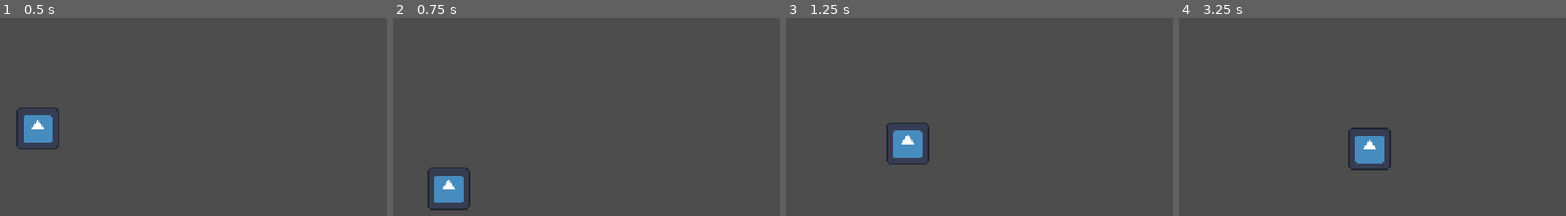
Above: before the commit, frames 1-4 (left to right).
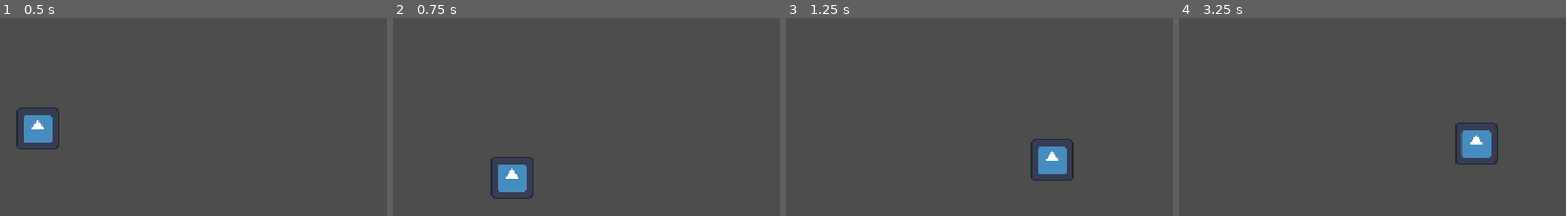
Above: after the commit, the same moments.

Repository: Maxington20/celeste-clone
Game: Godot game, scene res://scenes/levels/test_level.tscn
Two runs of this game, one before a commit and one after it. Both use one fixed random seed, a clock stepped at 60 frames per second and the inputs below. The project has no main scene, so this scene is started directly. The engine's default icon, where the game draws it, is replaced by a stand-in: a white triangle on a blue panel in a dark square.
Inputs:
- Up to frame 1 (0.5 s): no input
- Up to frame 2 (0.75 s): hold D (move_right) from 0.53 s (still down); tap Shift (dash, bound only after the commit) at 0.6 s
- Up to frame 3 (1.25 s): keep holding D (move_right); tap Space (jump) at 0.77, 0.8, 1.07 s
- Up to frame 4 (3.25 s): tap Space (jump) at 1.35, 1.52, 1.82, 2.3, 3.02 s; tap Shift (dash, bound only after the commit) at 1.55, 2.1, 2.85 s; release D (move_right) at 2.03 s; hold A (move_left) 2.03-2.78 s; hold D (move_right) from 2.78 s (still down)

Frame 1 is identical in both runs. In frame 2, 2.7% of the frame differs, in the area x 8-37%, y 70-98%; in frame 3, 2.7%; in frame 4, 2.9%, in the area x 43-83%, y 52-77%.

Commit message:
air dashing added.

Diff:
--- a/project.godot
+++ b/project.godot
@@ -45,6 +45,12 @@
 , Object(InputEventJoypadButton,"resource_local_to_scene":false,"resource_name":"","device":-1,"button_index":0,"pressure":0.0,"pressed":false,"script":null)
 ]
 }
+dash={
+"deadzone": 0.2,
+"events": [Object(InputEventKey,"resource_local_to_scene":false,"resource_name":"","device":-1,"window_id":0,"alt_pressed":false,"shift_pressed":false,"ctrl_pressed":false,"meta_pressed":false,"pressed":false,"keycode":0,"physical_keycode":4194325,"key_label":0,"unicode":0,"location":0,"echo":false,"script":null)
+, Object(InputEventJoypadButton,"resource_local_to_scene":false,"resource_name":"","device":-1,"button_index":1,"pressure":0.0,"pressed":false,"script":null)
+]
+}
 
 [physics]
 
--- a/scenes/player/player.gd
+++ b/scenes/player/player.gd
@@ -5,17 +5,22 @@
 const SPEED := 200.0
 const JUMP_VELOCITY := -600.0
 const ACCELERATION := 150
-const DECELERATION := 500
+const DECELERATION := 1500
 const AIR_ACCELERATION := 1500.0
+const GROUND_DECELERATION := 2000.0
+const AIR_DECELERATION := 300.0
 const COYOTE_TIME := 0.1
 const JUMP_BUFFER_TIME := 0.1
 const WALL_SLIDE_SPEED := 250.0
 const WALL_JUMP_PUSH := 300.0
+const TURN_ACCELERATION := 2000.0
+const DASH_SPEED := 1000.0
 
 var coyote_timer := 0.0
 var jump_buffer_timer := 0.0
 var jump_cut := false
 var jump_released := false
+var air_dash_available := true
 
 
 func _physics_process(delta: float) -> void:
@@ -25,10 +30,21 @@
 	# Coyote time and gravity
 	if is_on_floor():
 		coyote_timer = COYOTE_TIME
+		air_dash_available = true
 	else:
 		coyote_timer -= delta
 		velocity.y += GRAVITY * delta
 
+	if is_on_wall():
+		air_dash_available = true
+
+	if Input.is_action_just_pressed("dash") and air_dash_available:
+		var dash_direction := Input.get_axis("move_left", "move_right")
+
+		if dash_direction != 0:
+			velocity.x = dash_direction * DASH_SPEED
+			velocity.y = 0
+			air_dash_available = false
 
 	# Remember a jump press for a short time
 	if Input.is_action_just_pressed("jump"):
@@ -79,7 +95,6 @@
 	# Horizontal movement
 	var direction := Input.get_axis("move_left", "move_right")
 
-	# Don't immediately overwrite the horizontal push from a wall jump
 	if !wall_jump_this_frame:
 		if direction != 0:
 
@@ -87,6 +102,8 @@
 
 			if !is_on_floor():
 				acceleration = AIR_ACCELERATION
+			elif sign(direction) != sign(velocity.x) and velocity.x != 0:
+				acceleration = TURN_ACCELERATION
 
 			velocity.x = move_toward(
 				velocity.x,
@@ -94,10 +111,15 @@
 				acceleration * delta
 			)
 		else:
+			var deceleration = GROUND_DECELERATION
+
+			if !is_on_floor():
+				deceleration = AIR_ACCELERATION
+
 			velocity.x = move_toward(
 				velocity.x,
 				0,
-				DECELERATION * delta
+				deceleration * delta
 			)
 
 
